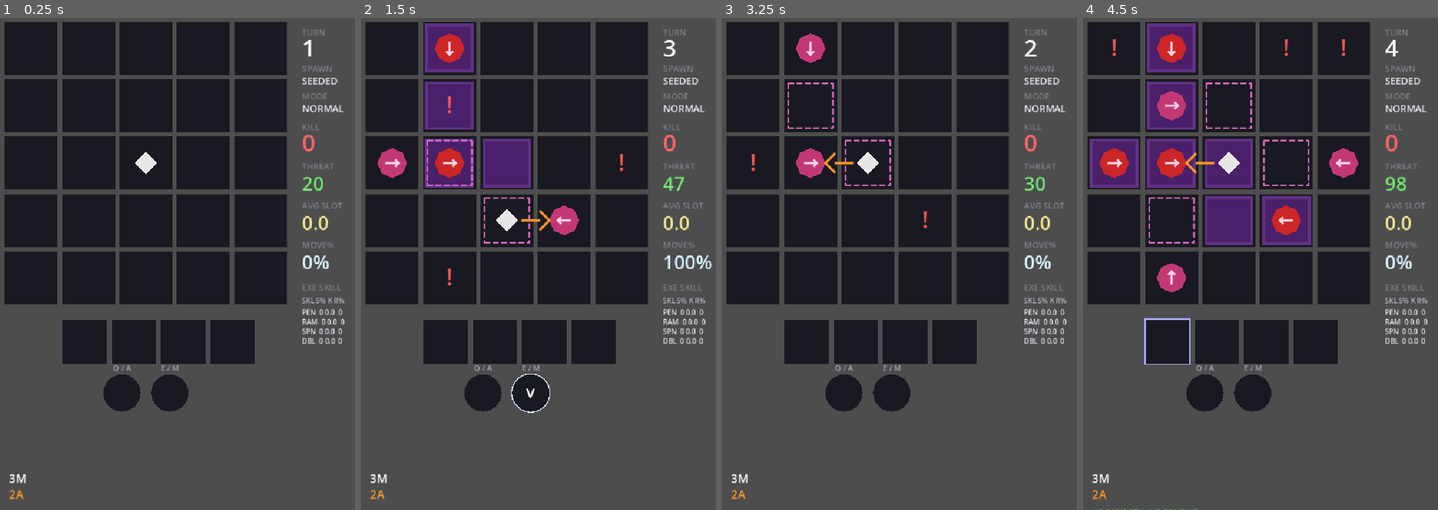
Above: before the commit, frames 1-4 (left to right).
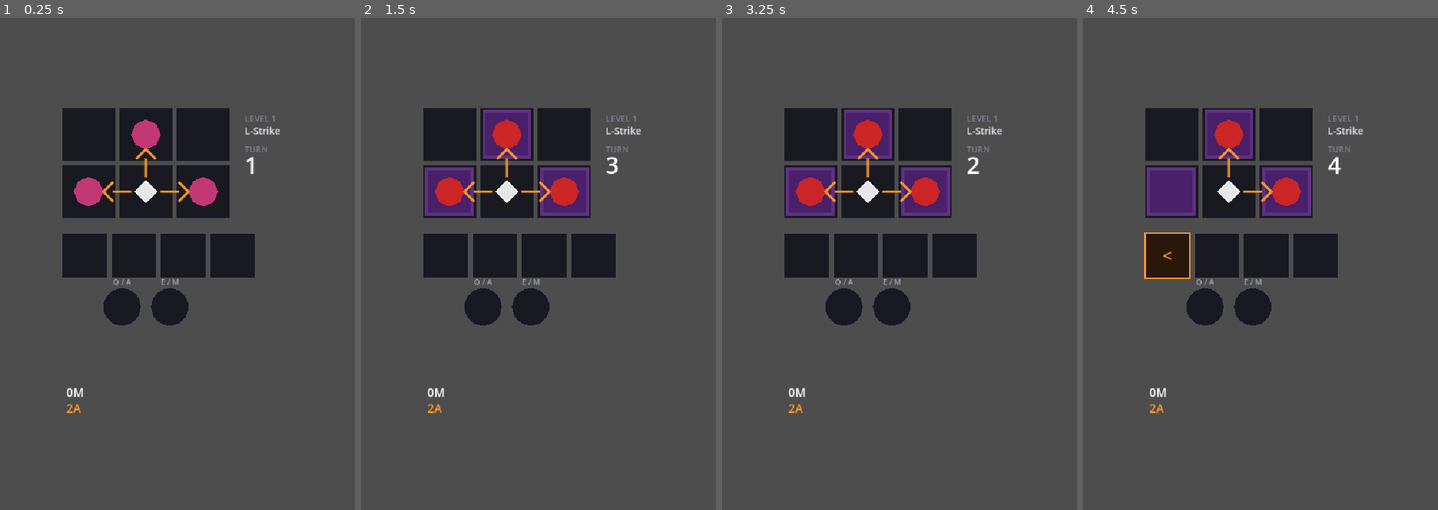
Above: after the commit, the same moments.

Repository: Periodev/DIR
Game: Godot game, scene res://main.tscn
The game is run twice, just before and just after one commit, with the same random seed, the same clock (stepped at 60 frames per second) and the same inputs.
Inputs:
- Up to frame 1 (0.25 s): no input
- Up to frame 2 (1.5 s): tap Enter at 0.5, 0.8, 1.35 s; hold Right 0.53-1.28 s; tap R at 0.6 s; tap Space at 0.77, 1.25 s; hold Down from 1.28 s (still down)
- Up to frame 3 (3.25 s): tap Space at 1.52, 2.75, 3.02 s; tap E at 1.55, 2.1 s; tap Enter at 2, 3.05 s; release Down at 2.03 s; hold Right 2.03-2.78 s; tap R at 2.3, 2.85 s; hold Up from 2.78 s (still down)
- Up to frame 4 (4.5 s): tap Enter at 3.5, 3.6 s; release Up at 3.53 s; hold Left from 3.53 s (still down); tap Space at 3.77, 4.25 s; tap E at 3.8 s; tap 1 at 4.35 s

The runs differ from the first frame. In frame 1, 38% of the frame differs, in the area x 1-98%, y 0-98%; in frame 2, 42%; in frame 3, 41%; in frame 4, 43%, in the area x 1-98%, y 0-100%.

Commit message:
Add ASCII level mode and tutorial level flow

Diff:
--- /dev/null
+++ b/godot_project/scripts/AsciiLevelMode.gd
@@ -0,0 +1,184 @@
+class_name AsciiLevelMode
+extends "res://scripts/LevelMode.gd"
+
+const CharacterData = preload("res://resources/CharacterData.gd")
+
+var object_map_text: String = ""
+var direction_map_text: String = ""
+var level_data: Dictionary = {}
+
+
+func _init(object_map: String = "", direction_map: String = "") -> void:
+	object_map_text = object_map
+	direction_map_text = direction_map
+	level_data = {
+		"object_map": object_map,
+		"direction_map": direction_map,
+	}
+
+
+func configure(object_map: String, direction_map: String) -> void:
+	object_map_text = object_map
+	direction_map_text = direction_map
+	level_data = {
+		"object_map": object_map,
+		"direction_map": direction_map,
+	}
+
+
+func configure_level(data: Dictionary) -> void:
+	level_data = data.duplicate(true)
+	object_map_text = str(level_data.get("object_map", ""))
+	direction_map_text = str(level_data.get("direction_map", ""))
+
+
+func get_dimensions(fallback: Vector2i) -> Vector2i:
+	var parsed: Dictionary = _parse_maps()
+	if not parsed.get("ok", false):
+		return fallback
+	return Vector2i(parsed["width"], parsed["height"])
+
+
+func get_level_id(fallback: int = 0) -> int:
+	return int(level_data.get("id", fallback))
+
+
+func get_level_title(fallback: String = "") -> String:
+	return str(level_data.get("title", fallback))
+
+
+func get_move_limit(fallback: int) -> int:
+	return int(level_data.get("move_limit", fallback))
+
+
+func get_attack_limit(fallback: int) -> int:
+	return int(level_data.get("attack_limit", fallback))
+
+
+func should_auto_spawn_on_end_turn() -> bool:
+	return false
+
+
+func apply_to_board(board: Node) -> bool:
+	var parsed: Dictionary = _parse_maps()
+	if not parsed.get("ok", false):
+		last_error = parsed.get("error", "Unknown ASCII level parse error.")
+		return false
+	if parsed["width"] > board.COLS or parsed["height"] > board.ROWS:
+		last_error = "ASCII level %dx%d exceeds current board limit %dx%d." % [
+			parsed["width"], parsed["height"], board.COLS, board.ROWS
+		]
+		return false
+
+	var object_lines: Array = parsed["object_lines"]
+	var direction_lines: Array = parsed["direction_lines"]
+	var player_found: bool = false
+
+	for y: int in parsed["height"]:
+		for x: int in parsed["width"]:
+			var obj_char: String = object_lines[y][x]
+			var dir_char: String = direction_lines[y][x]
+			var pos: Vector2i = Vector2i(x, y)
+			match obj_char:
+				"@":
+					board.player_pos = pos
+					player_found = true
+				"E":
+					board.grid[y][x] = CharacterData.CellType.ENEMY
+					board.enemy_spawn_turn[pos] = board.turn
+				"S":
+					board.grid[y][x] = CharacterData.shield_enemy_for_dir(_direction_from_char(dir_char))
+					board.shield_spawn_turn[pos] = board.turn
+					board.enemy_spawn_turn[pos] = board.turn
+				"P":
+					board.polluted_grid[y][x] = true
+				".", " ":
+					pass
+
+	if not player_found:
+		last_error = "ASCII level did not contain a player start '@'."
+		return false
+
+	last_error = ""
+	return true
+
+
+func _parse_maps() -> Dictionary:
+	var object_lines: Array = _normalized_lines(object_map_text)
+	if object_lines.is_empty():
+		return {"ok": false, "error": "Object Map is empty."}
+	var direction_lines: Array = _normalized_lines(direction_map_text)
+	if direction_lines.is_empty():
+		direction_lines = _blank_direction_lines(object_lines)
+	if direction_lines.is_empty():
+		return {"ok": false, "error": "Direction Map is empty."}
+	if object_lines.size() != direction_lines.size():
+		return {"ok": false, "error": "Object Map and Direction Map heights do not match."}
+
+	var width: int = object_lines[0].length()
+	if width == 0:
+		return {"ok": false, "error": "Object Map width must be greater than zero."}
+
+	var player_count: int = 0
+	for y: int in object_lines.size():
+		var object_line: String = object_lines[y]
+		var direction_line: String = direction_lines[y]
+		if object_line.length() != width or direction_line.length() != width:
+			return {"ok": false, "error": "All map rows must be rectangular and identical in width."}
+		for x: int in width:
+			var obj_char: String = object_line[x]
+			var dir_char: String = direction_line[x]
+			match obj_char:
+				"@", ".", " ", "E", "P":
+					if dir_char != ".":
+						return {"ok": false, "error": "Only shield cells may carry direction markers."}
+					if obj_char == "@":
+						player_count += 1
+				"S":
+					if _direction_from_char(dir_char) == CharacterData.Direction.NONE:
+						return {"ok": false, "error": "Shield enemy at (%d,%d) must define ^ v < or >." % [x, y]}
+				_:
+					return {"ok": false, "error": "Unsupported map symbol '%s' at (%d,%d)." % [obj_char, x, y]}
+
+	if player_count != 1:
+		return {"ok": false, "error": "ASCII level must contain exactly one player start '@'."}
+
+	return {
+		"ok": true,
+		"width": width,
+		"height": object_lines.size(),
+		"object_lines": object_lines,
+		"direction_lines": direction_lines,
+	}
+
+
+func _normalized_lines(text: String) -> Array:
+	var stripped: String = text.strip_edges()
+	if stripped.is_empty():
+		return []
+	var raw_lines: PackedStringArray = stripped.split("\n", false)
+	var lines: Array = []
+	for raw_line: String in raw_lines:
+		lines.append(raw_line.strip_edges())
+	return lines
+
+
+func _blank_direction_lines(object_lines: Array) -> Array:
+	var lines: Array = []
+	for object_line: String in object_lines:
+		lines.append(".".repeat(object_line.length()))
+	return lines
+
+
+func _direction_from_char(dir_char: String) -> int:
+	match dir_char:
+		"^":
+			return CharacterData.Direction.UP
+		"v":
+			return CharacterData.Direction.DOWN
+		"<":
+			return CharacterData.Direction.LEFT
+		">":
+			return CharacterData.Direction.RIGHT
+		_:
+			return CharacterData.Direction.NONE
--- a/godot_project/scripts/Board.gd
+++ b/godot_project/scripts/Board.gd
@@ -14,6 +14,7 @@
 const SKILL_MARGIN_TOP: float = 20.0
 const PENDING_CIRCLE_SIZE: float = 72.0
 const PENDING_CIRCLE_GAP: float = 18.0
+const SHOW_SIDE_STATS: bool = false
 
 signal board_updated
 
@@ -61,10 +62,12 @@
 const _SCORE_TRACKER_SCRIPT = preload("res://scripts/ScoreTracker.gd")
 const _BOARD_STATE_SCRIPT = preload("res://scripts/BoardState.gd")
 const _BOARD_RULES_SCRIPT = preload("res://scripts/BoardRules.gd")
+const _ASCII_LEVEL_MODE_SCRIPT = preload("res://scripts/AsciiLevelMode.gd")
 
 var cell_nodes: Array[Array] = []
 var _cell_scene: PackedScene = null
 var _arrow_overlay: Node2D = null
+var level_mode: RefCounted = null
 
 class ArrowOverlay extends Node2D:
 	var board: Node2D
@@ -283,19 +286,15 @@
 	if board_rules == null:
 		board_rules = _BOARD_RULES_SCRIPT.new()
 	_rng.randomize()
-	_board_cols = 4 if _play_mode == PlayMode.SURVIVAL else COLS
-	_board_rows = 4 if _play_mode == PlayMode.SURVIVAL else ROWS
+	if _play_mode == PlayMode.SURVIVAL:
+		_board_cols = 4
+		_board_rows = 4
+	else:
+		var level_dims: Vector2i = _get_level_dimensions()
+		_board_cols = level_dims.x
+		_board_rows = level_dims.y
 	_update_board_offset()
-	grid.clear()
-	polluted_grid.clear()
-	for _r: int in _board_rows:
-		var row: Array[int] = []
-		var polluted_row: Array[bool] = []
-		for _c: int in _board_cols:
-			row.append(CharacterData.CellType.LIVE)
-			polluted_row.append(false)
-		grid.append(row)
-		polluted_grid.append(polluted_row)
+	_initialize_empty_board()
 	player_pos = Vector2i(_board_cols / 2, _board_rows / 2)
 	moves_this_turn = 0
 	attacks_this_turn = 0
@@ -321,9 +320,102 @@
 	_pending_attack_marked = false
 	_pending_move_marked = false
 	_next_spawn_preview.clear()
+	if not _apply_level_mode():
+		push_error("Level mode apply failed: %s" % _get_level_mode_error())
 	if is_control_mode():
 		_compute_next_guard_preview()
 	_refresh_visuals()
+
+
+func set_level_mode(mode: RefCounted) -> void:
+	level_mode = mode
+
+
+func clear_level_mode() -> void:
+	level_mode = null
+
+
+func load_ascii_level(object_map: String, direction_map: String) -> void:
+	level_mode = _ASCII_LEVEL_MODE_SCRIPT.new(object_map, direction_map)
+	restart()
+
+
+func load_level_definition(level_def: Dictionary) -> void:
+	var mode: RefCounted = _ASCII_LEVEL_MODE_SCRIPT.new()
+	if mode.has_method("configure_level"):
+		mode.configure_level(level_def)
+	level_mode = mode
+	restart()
+
+
+func _get_level_dimensions() -> Vector2i:
+	if level_mode != null and level_mode.has_method("get_dimensions"):
+		var dims: Vector2i = level_mode.get_dimensions(Vector2i(COLS, ROWS))
+		if dims.x > COLS or dims.y > ROWS or dims.x <= 0 or dims.y <= 0:
+			return Vector2i(COLS, ROWS)
+		return dims
+	return Vector2i(COLS, ROWS)
+
+
+func _initialize_empty_board() -> void:
+	grid.clear()
+	polluted_grid.clear()
+	for _r: int in _board_rows:
+		var row: Array[int] = []
+		var polluted_row: Array[bool] = []
+		for _c: int in _board_cols:
+			row.append(CharacterData.CellType.LIVE)
+			polluted_row.append(false)
+		grid.append(row)
+		polluted_grid.append(polluted_row)
+
+
+func _apply_level_mode() -> bool:
+	if _play_mode == PlayMode.SURVIVAL:
+		return true
+	if level_mode == null:
+		return true
+	if not level_mode.has_method("apply_to_board"):
+		return false
+	return level_mode.apply_to_board(self)
+
+
+func _get_level_mode_error() -> String:
+	if level_mode != null and level_mode.has_method("get_last_error"):
+		return level_mode.get_last_error()
+	return "Unknown level mode error."
+
+
+func _should_auto_spawn_on_end_turn() -> bool:
+	if level_mode != null and level_mode.has_method("should_auto_spawn_on_end_turn"):
+		return level_mode.should_auto_spawn_on_end_turn()
+	return true
+
+
+func get_level_id() -> int:
+	if level_mode != null and level_mode.has_method("get_level_id"):
+		return level_mode.get_level_id(0)
+	return 0
+
+
+func get_level_title() -> String:
+	if level_mode != null and level_mode.has_method("get_level_title"):
+		return level_mode.get_level_title("")
+	return ""
+
+
+func get_move_limit() -> int:
+	var fallback: int = char_config.max_moves if char_config != null else 0
+	if level_mode != null and level_mode.has_method("get_move_limit"):
+		return level_mode.get_move_limit(fallback)
+	return fallback
+
+
+func get_attack_limit() -> int:
+	var fallback: int = char_config.max_attacks if char_config != null else 0
+	if level_mode != null and level_mode.has_method("get_attack_limit"):
+		return level_mode.get_attack_limit(fallback)
+	return fallback
 
 func is_polluted(pos: Vector2i) -> bool:
 	return _in_bounds(pos) and polluted_grid[pos.y][pos.x]
@@ -377,7 +469,7 @@
 	if game_over:
 		return false
 	_auto_store_exe_pending()
-	if moves_this_turn >= char_config.max_moves + bonus_moves:
+	if moves_this_turn >= get_move_limit() + bonus_moves:
 		return false
 	if not is_basic_move_legal(player_pos, dir):
 		return false
@@ -395,7 +487,7 @@
 	_auto_store_exe_pending()
 	if is_polluted(player_pos):
 		return false
-	if attacks_this_turn >= char_config.max_attacks + bonus_attacks:
+	if attacks_this_turn >= get_attack_limit() + bonus_attacks:
 		return false
 	var dv: Vector2i = CharacterData.DIR_VECTOR[dir]
 	var target: Vector2i = player_pos + dv
@@ -437,7 +529,8 @@
 		_compute_next_guard_preview()
 	else:
 		_spread_pollution()
-		debug_spawn_enemies(_spawn_count_for_turn(turn))
+		if _should_auto_spawn_on_end_turn():
+			debug_spawn_enemies(_spawn_count_for_turn(turn))
 	check_loss_state()
 	_refresh_visuals()
 	return true
@@ -763,8 +856,8 @@
 	var base_ui_y: float = _board_rows * CELL_STEP + SEQ_MARGIN_TOP
 	var seq_y: float
 
-	var rem_moves: int = char_config.max_moves + bonus_moves - moves_this_turn
-	var rem_atk: int = char_config.max_attacks + bonus_attacks - attacks_this_turn
+	var rem_moves: int = get_move_limit() + bonus_moves - moves_this_turn
+	var rem_atk: int = get_attack_limit() + bonus_attacks - attacks_this_turn
 	var avg_slot_usage: float = score_tracker.average_slot_usage()
 	var move_usage_ratio: float = score_tracker.move_usage_ratio()
 	var skill_font_size: int = 26
@@ -832,49 +925,49 @@
 
 	var threat: Dictionary = score_pollution_threat()
 	var side_x: float = board_w + 28.0
-	draw_string(font, Vector2(side_x, 26.0), "TURN",
+	var level_id: int = get_level_id()
+	var level_title: String = get_level_title()
+	var level_label: String = "LEVEL %d" % level_id if level_id > 0 else "LEVEL"
+	draw_string(font, Vector2(side_x, 26.0), level_label,
 		HORIZONTAL_ALIGNMENT_LEFT, -1, 16, Color(0.5, 0.5, 0.55))
-	draw_string(font, Vector2(side_x, 66.0), str(turn),
+	draw_string(font, Vector2(side_x, 50.0), level_title if not level_title.is_empty() else "-",
+		HORIZONTAL_ALIGNMENT_LEFT, -1, 18, Color(0.9, 0.9, 0.95))
+	draw_string(font, Vector2(side_x, 84.0), "TURN",
+		HORIZONTAL_ALIGNMENT_LEFT, -1, 16, Color(0.5, 0.5, 0.55))
+	draw_string(font, Vector2(side_x, 124.0), str(turn),
 		HORIZONTAL_ALIGNMENT_LEFT, -1, 44, Color.WHITE)
-	draw_string(font, Vector2(side_x, 94.0), "SPAWN",
-		HORIZONTAL_ALIGNMENT_LEFT, -1, 16, Color(0.5, 0.5, 0.55))
-	draw_string(font, Vector2(side_x, 118.0), "SEEDED" if _spawn_mode == SpawnMode.SEEDED else "RANDOM",
-		HORIZONTAL_ALIGNMENT_LEFT, -1, 18, Color(0.9, 0.9, 0.95))
-	draw_string(font, Vector2(side_x, 146.0), "MODE",
-		HORIZONTAL_ALIGNMENT_LEFT, -1, 16, Color(0.5, 0.5, 0.55))
-	draw_string(font, Vector2(side_x, 170.0), get_play_mode_label(),
-		HORIZONTAL_ALIGNMENT_LEFT, -1, 18, Color(0.9, 0.9, 0.95))
-	draw_string(font, Vector2(side_x, 204.0), "KILL",
-		HORIZONTAL_ALIGNMENT_LEFT, -1, 16, Color(0.5, 0.5, 0.55))
-	draw_string(font, Vector2(side_x, 244.0), str(kill_count),
-		HORIZONTAL_ALIGNMENT_LEFT, -1, 44, Color(1.0, 0.4, 0.4))
-	draw_string(font, Vector2(side_x, 278.0), "THREAT",
-		HORIZONTAL_ALIGNMENT_LEFT, -1, 16, Color(0.5, 0.5, 0.55))
-	draw_string(font, Vector2(side_x, 318.0), str(threat["score"]),
-		HORIZONTAL_ALIGNMENT_LEFT, -1, 36, Color(0.45, 0.9, 0.45))
-	draw_string(font, Vector2(side_x, 352.0), "AVG SLOT",
-		HORIZONTAL_ALIGNMENT_LEFT, -1, 16, Color(0.5, 0.5, 0.55))
-	draw_string(font, Vector2(side_x, 392.0), "%.1f" % avg_slot_usage,
-		HORIZONTAL_ALIGNMENT_LEFT, -1, 36, Color(0.95, 0.9, 0.55))
-	draw_string(font, Vector2(side_x, 426.0), "MOVE%",
-		HORIZONTAL_ALIGNMENT_LEFT, -1, 16, Color(0.5, 0.5, 0.55))
-	draw_string(font, Vector2(side_x, 466.0), "%.0f%%" % (move_usage_ratio * 100.0),
-		HORIZONTAL_ALIGNMENT_LEFT, -1, 36, Color(0.85, 0.95, 1.0))
-	draw_string(font, Vector2(side_x, 506.0), "EXE SKILL",
-		HORIZONTAL_ALIGNMENT_LEFT, -1, 16, Color(0.5, 0.5, 0.55))
-	draw_string(font, Vector2(side_x, 530.0), "SKL S% K R%",
-		HORIZONTAL_ALIGNMENT_LEFT, -1, 13, Color(0.7, 0.7, 0.75))
-	var skill_rows: Array[Dictionary] = score_tracker.skill_rows()
-	for i: int in skill_rows.size():
-		var row: Dictionary = skill_rows[i]
-		var row_text: String = "%s %2d %.1f %2d" % [
-			row["label"],
-			row["synth_pct"],
-			row["avg_kills"],
-			row["recovery_pct"],
-		]
-		draw_string(font, Vector2(side_x, 552.0 + i * 18.0), row_text,
-			HORIZONTAL_ALIGNMENT_LEFT, -1, 13, Color(0.9, 0.9, 0.95))
+	if SHOW_SIDE_STATS:
+		draw_string(font, Vector2(side_x, 262.0), "KILL",
+			HORIZONTAL_ALIGNMENT_LEFT, -1, 16, Color(0.5, 0.5, 0.55))
+		draw_string(font, Vector2(side_x, 302.0), str(kill_count),
+			HORIZONTAL_ALIGNMENT_LEFT, -1, 44, Color(1.0, 0.4, 0.4))
+		draw_string(font, Vector2(side_x, 336.0), "THREAT",
+			HORIZONTAL_ALIGNMENT_LEFT, -1, 16, Color(0.5, 0.5, 0.55))
+		draw_string(font, Vector2(side_x, 376.0), str(threat["score"]),
+			HORIZONTAL_ALIGNMENT_LEFT, -1, 36, Color(0.45, 0.9, 0.45))
+		draw_string(font, Vector2(side_x, 410.0), "AVG SLOT",
+			HORIZONTAL_ALIGNMENT_LEFT, -1, 16, Color(0.5, 0.5, 0.55))
+		draw_string(font, Vector2(side_x, 450.0), "%.1f" % avg_slot_usage,
+			HORIZONTAL_ALIGNMENT_LEFT, -1, 36, Color(0.95, 0.9, 0.55))
+		draw_string(font, Vector2(side_x, 484.0), "MOVE%",
+			HORIZONTAL_ALIGNMENT_LEFT, -1, 16, Color(0.5, 0.5, 0.55))
+		draw_string(font, Vector2(side_x, 524.0), "%.0f%%" % (move_usage_ratio * 100.0),
+			HORIZONTAL_ALIGNMENT_LEFT, -1, 36, Color(0.85, 0.95, 1.0))
+		draw_string(font, Vector2(side_x, 564.0), "EXE SKILL",
+			HORIZONTAL_ALIGNMENT_LEFT, -1, 16, Color(0.5, 0.5, 0.55))
+		draw_string(font, Vector2(side_x, 588.0), "SKL S% K R%",
+			HORIZONTAL_ALIGNMENT_LEFT, -1, 13, Color(0.7, 0.7, 0.75))
+		var skill_rows: Array[Dictionary] = score_tracker.skill_rows()
+		for i: int in skill_rows.size():
+			var row: Dictionary = skill_rows[i]
+			var row_text: String = "%s %2d %.1f %2d" % [
+				row["label"],
+				row["synth_pct"],
+				row["avg_kills"],
+				row["recovery_pct"],
+			]
+			draw_string(font, Vector2(side_x, 610.0 + i * 18.0), row_text,
+				HORIZONTAL_ALIGNMENT_LEFT, -1, 13, Color(0.9, 0.9, 0.95))
 	if game_over:
 		draw_rect(Rect2(-14.0, -14.0, board_w + 160.0, _board_rows * CELL_STEP + 30.0), Color(0, 0, 0, 0.35))
 		draw_string(font, Vector2(board_w * 0.15, _board_rows * CELL_STEP * 0.48), "FAILED",
--- /dev/null
+++ b/godot_project/scripts/LevelConstants.gd
@@ -0,0 +1,104 @@
+class_name LevelConstants
+extends RefCounted
+
+const LEVELS := [
+	{
+		"id": 1,
+		"title": "L-Strike",
+		"object_map": """
+.E.
+E@E
+""",
+		"direction_map": "",
+		"move_limit": 0,
+		"attack_limit": 2,
+	},
+
+	{
+		"id": 2,
+		"title": "Align",
+		"object_map": """
+.E.
+E@E
+.E.
+""",
+		"direction_map": "",
+		"move_limit": 0,
+		"attack_limit": 2,
+	},
+
+	{
+		"id": 3,
+		"title": "Reposition",
+		"object_map": """
+...
+.EE
+EE@
+""",
+		"direction_map": "",
+		"move_limit": 1,
+		"attack_limit": 2,
+	},
+
+	{
+		"id": 4,
+		"title": "Buffer",
+		"object_map": """
+...
+.EE
+E.@
+""",
+		"direction_map": "",
+		"move_limit": 1,
+		"attack_limit": 2,
+	},
+
+	{
+		"id": 5,
+		"title": "Extend",
+		"object_map": """
+..E
+...
+E@E
+""",
+		"direction_map": "",
+		"move_limit": 2,
+		"attack_limit": 2,
+	},
+
+	{
+		"id": 6,
+		"title": "Return",
+		"object_map": """
+E..
+@.E
+E..
+""",
+		"direction_map": "",
+		"move_limit": 2,
+		"attack_limit": 2,
+	},
+
+	{
+		"id": 7,
+		"title": "Setup",
+		"object_map": """
+E..
+E..
+E@.
+""",
+		"direction_map": "",
+		"move_limit": 2,
+		"attack_limit": 2,
+	},
+
+
+
+
+]
+
+
+static func first_level() -> Dictionary:
+	if LEVELS.is_empty():
+		return {}
+	return LEVELS[0].duplicate(true)
--- /dev/null
+++ b/godot_project/scripts/LevelMode.gd
@@ -0,0 +1,37 @@
+class_name LevelMode
+extends RefCounted
+
+var last_error: String = ""
+
+
+func get_dimensions(fallback: Vector2i) -> Vector2i:
+	return fallback
+
+
+func get_level_id(fallback: int = 0) -> int:
+	return fallback
+
+
+func get_level_title(fallback: String = "") -> String:
+	return fallback
+
+
+func get_move_limit(fallback: int) -> int:
+	return fallback
+
+
+func get_attack_limit(fallback: int) -> int:
+	return fallback
+
+
+func should_auto_spawn_on_end_turn() -> bool:
+	return true
+
+
+func apply_to_board(_board: Node) -> bool:
+	last_error = ""
+	return true
+
+
+func get_last_error() -> String:
+	return last_error
--- a/godot_project/scripts/Main.gd
+++ b/godot_project/scripts/Main.gd
@@ -1,9 +1,32 @@
 extends Node
 
+const LevelConstants = preload("res://scripts/LevelConstants.gd")
+
 @onready var board: Node2D = $Board
+var _debug_level_index: int = 0
 
 func _ready() -> void:
-	board.restart()
+	_load_level_by_index(_debug_level_index)
+
+
+func _load_default_level() -> void:
+	_load_level_by_index(0)
+
+
+func _load_level_by_index(index: int) -> void:
+	var levels: Array = LevelConstants.LEVELS
+	if levels.is_empty():
+		return
+	_debug_level_index = clampi(index, 0, levels.size() - 1)
+	board.load_level_definition(levels[_debug_level_index].duplicate(true))
+
+
+func _load_prev_level() -> void:
+	_load_level_by_index(_debug_level_index - 1)
+
+
+func _load_next_level() -> void:
+	_load_level_by_index(_debug_level_index + 1)
 
 func _unhandled_input(event: InputEvent) -> void:
 	if not (event is InputEventKey) or not event.pressed or event.echo:
@@ -19,7 +42,17 @@
 			return
 
 	if keycode == KEY_R:
-		board.restart()
+		_load_level_by_index(_debug_level_index)
+		get_viewport().set_input_as_handled()
+		return
+
+	if keycode == KEY_F1:
+		_load_prev_level()
+		get_viewport().set_input_as_handled()
+		return
+
+	if keycode == KEY_F2:
+		_load_next_level()
 		get_viewport().set_input_as_handled()
 		return
 
